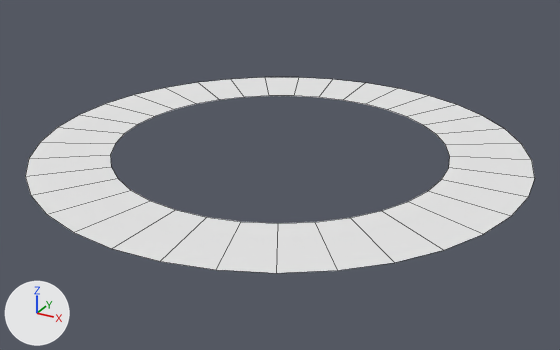
Renders of the OBJ model Assets/_IEC/Textures/WaterLines/WaterLine1/Root Tree/mesh_water_line_2_1_V3.obj from each side of a commit.
Camera for both pictures: a camera (50 mm lens) standing at (1.52, -2.804, 1.26) and looking at (0.013, -0.065, -0.11). Arrows for +X, +Y and +Z are at lower left; the lights stay in place. The first picture is the older version. Mesh edges are drawn as thin lines. Where no turn or scale is listed for an object, it has been applied to the vertices.

Script lines for the objects in view, before the commit:
```python
me_mesh_water_line_2_1_v3 = bpy.data.meshes.new('mesh_water_line_2_1_V3')
me_mesh_water_line_2_1_v3.from_pydata(...)  # 70 vertices, 35 faces; spans x -1.08..1.06, y -1.09..1.05, z 0.0
me_mesh_water_line_2_1_v3.materials.append(mat_initialshadinggroup)  # white #e7e7e7
ob_mesh_water_line_2_1_v3 = bpy.data.objects.new('mesh_water_line_2_1_V3', me_mesh_water_line_2_1_v3)
ob_mesh_water_line_2_1_v3.location = (0.0, 0.0, 0.0)
```
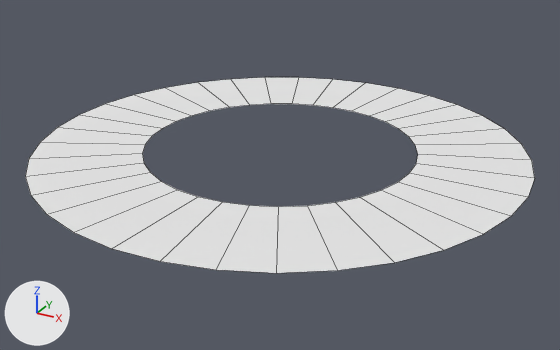
The newer file is also rescaled (x1.75), turned or shifted as a whole; pictures and numbers use the older file's frame.

Location of each change, (x1, y1, x2, y2) in pixels of the pictures (560 x 350 px; the box of a moved part takes in the faces that stretch with it):
part 1 of me_mesh_water_line_2_1_v3, moved or reshaped: (71, 87, 496, 232) in both

What changed in the scene script:
```text
Change me_mesh_water_line_2_1_v3:
    where me_mesh_water_line_2_1_v3.from_pydata(...)  # 70 vertices, 35 faces; spans x -1.08..1.06, y -1.09..1.05, z 0.0
    used by ob_mesh_water_line_2_1_v3; location = (0.0, 0.0, 0.0)
    me_mesh_water_line_2_1_v3 part 1: all 35 vertices in x -0.74..0.72, y -0.75..0.71, z 0.0 are scaled about their middle by 0.816
```
